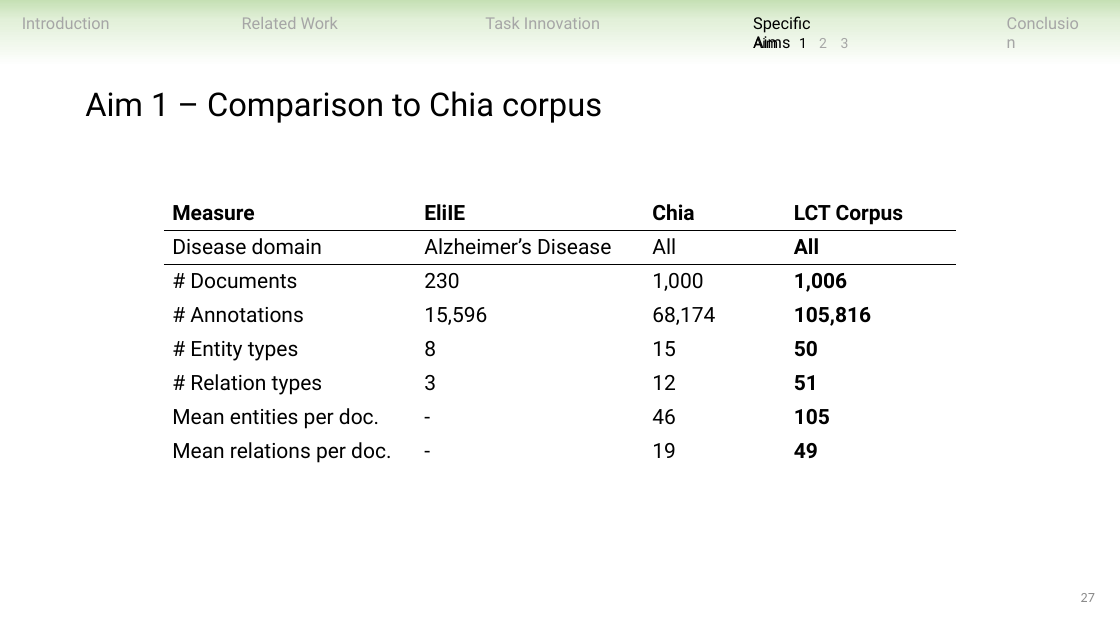
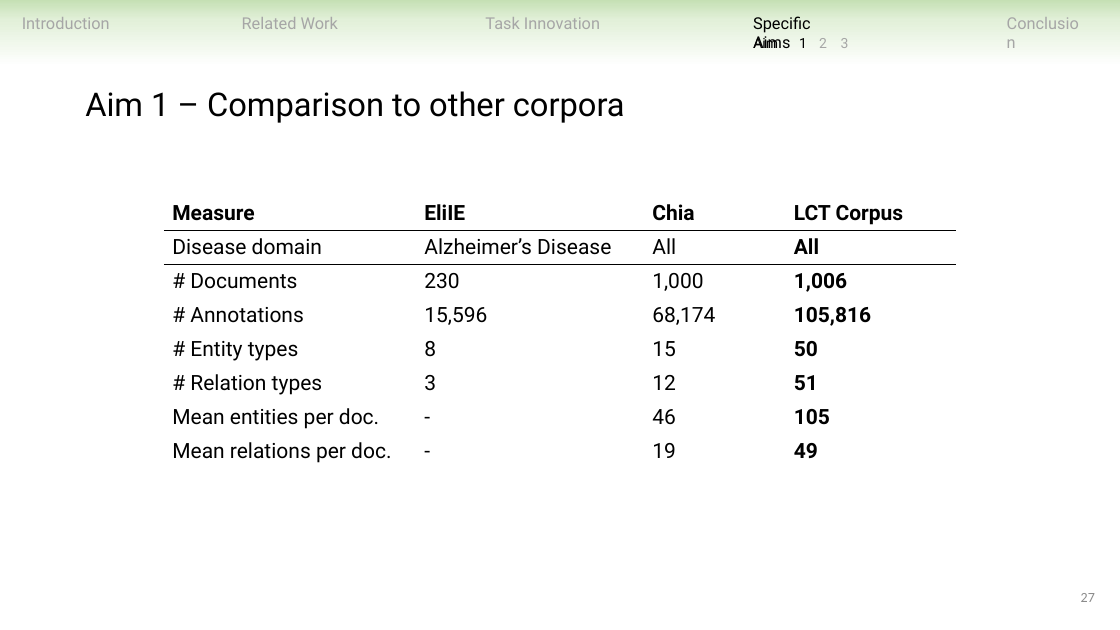
Before and after one commit to ndobb/dissertation, a slide deck: slide 27 of 4_general_exam/presentation/nic_dobbins_general_exam.pptx. Drawn at 1120x630 pixels with LibreOffice and Linux fonts; fonts in the diff are those of the drawing. Boxes give left, top, right and bottom in pixels: in the first picture for what was removed or moved away, otherwise in the second. Text is boxed around its words. In the diff, an @@ line names an element or a change of style, - is before the commit and + after.

```diff
--- a/4_general_exam/presentation/nic_dobbins_general_exam.pptx
+++ b/4_general_exam/presentation/nic_dobbins_general_exam.pptx
@@ text at (85,91,625,123): text changed @@
-Aim 1 – Comparison to Chia corpus
+Aim 1 – Comparison to other corpora
```
Also in this commit, not shown: 21 other slides changed, 3 slides added, 1 slide removed.
